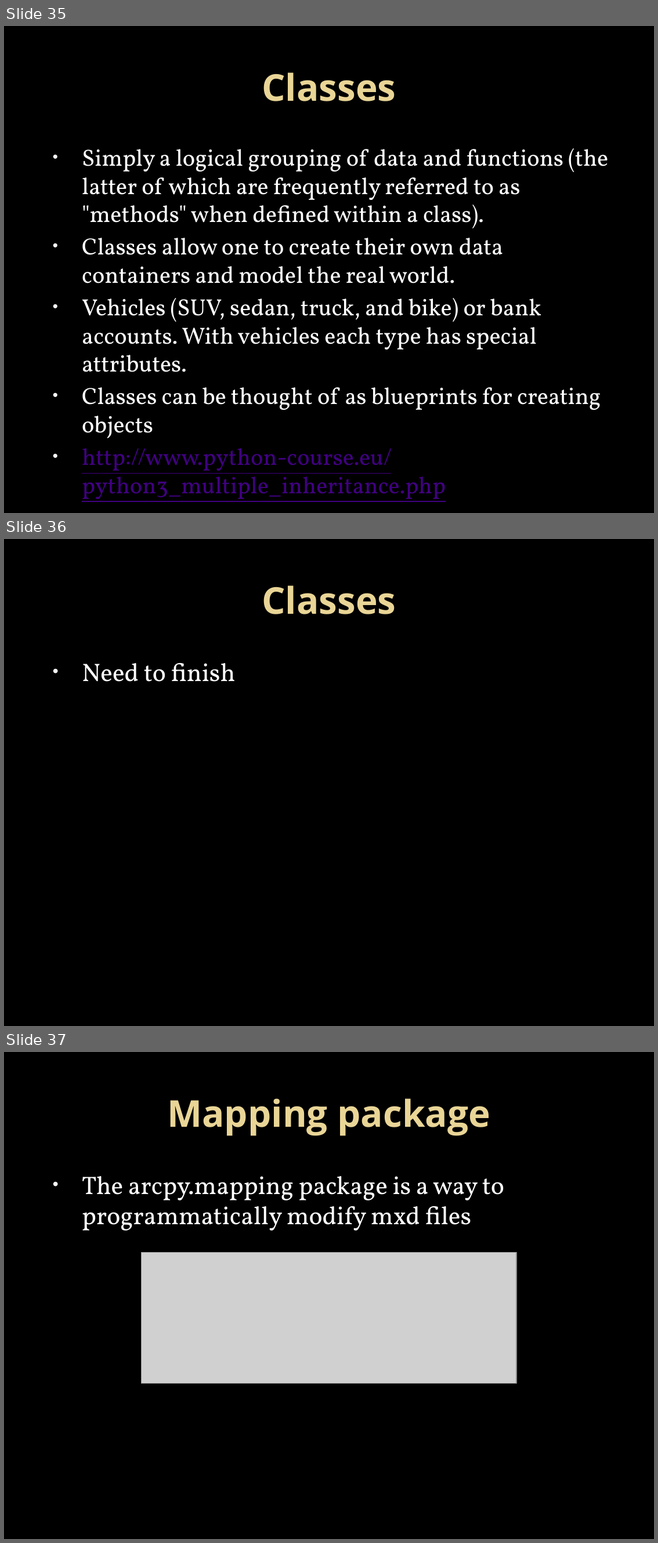
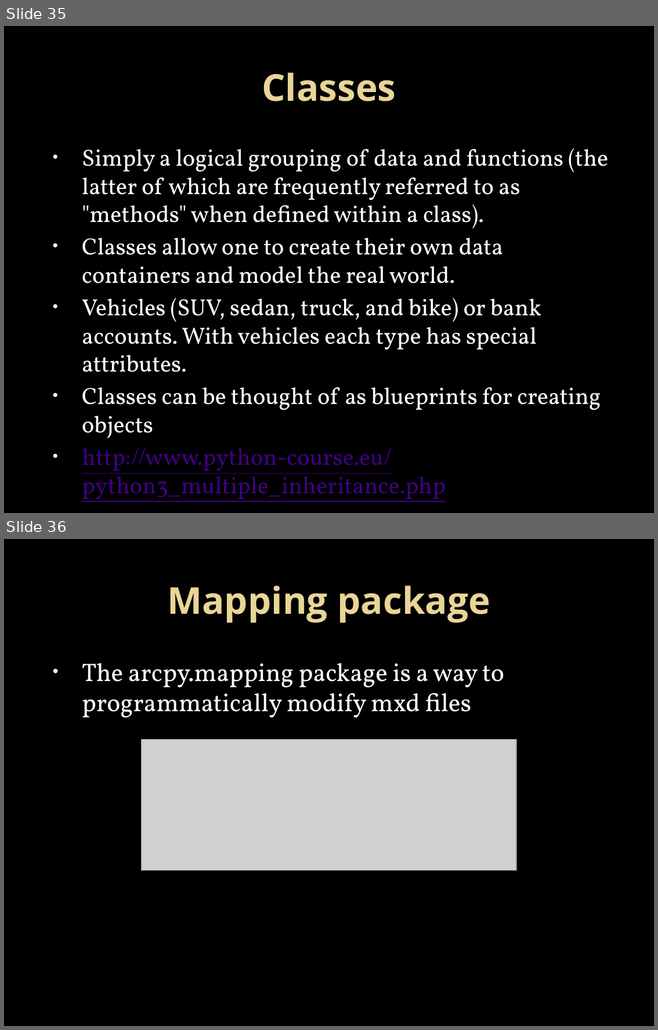
Before and after one commit to LukeKaim/python_training, a slide deck: introduction to python_1.pptx. Shown one above the other, each under a label of ours: slides 35, 36 and 37 before the commit, slides 35 and 36 after it. The pictures are 658x1543 and 658x1030 pixels, drawn with LibreOffice and Linux fonts; fonts in the diff are those of the drawing; grey boxes stand for pictures; background and template pictures are left out. Boxes give left, top, right and bottom in pixels: in the first picture for what was removed or moved away, otherwise in the second. Text is boxed around its words. In the diff, an @@ line names an element or a change of style, - is before the commit and + after.

Commit message:
commit class example

```diff
--- a/introduction to python_1.pptx
+++ b/introduction to python_1.pptx
@@ slide 36 removed at (4,539,654,1026), background picture (left out) @@
@@ title removed at (262,585,396,614) @@
-Classes
@@ text removed at (82,663,235,682) @@
-• Need to finish
@@ what was slide 37 is now slide 36 @@
```
Also in this commit, not shown: 1 other file.
